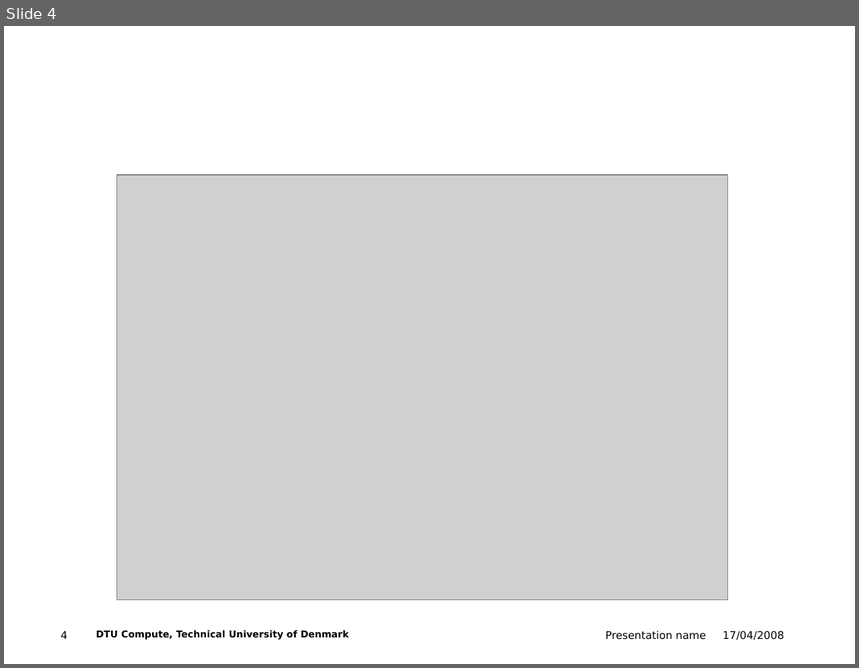
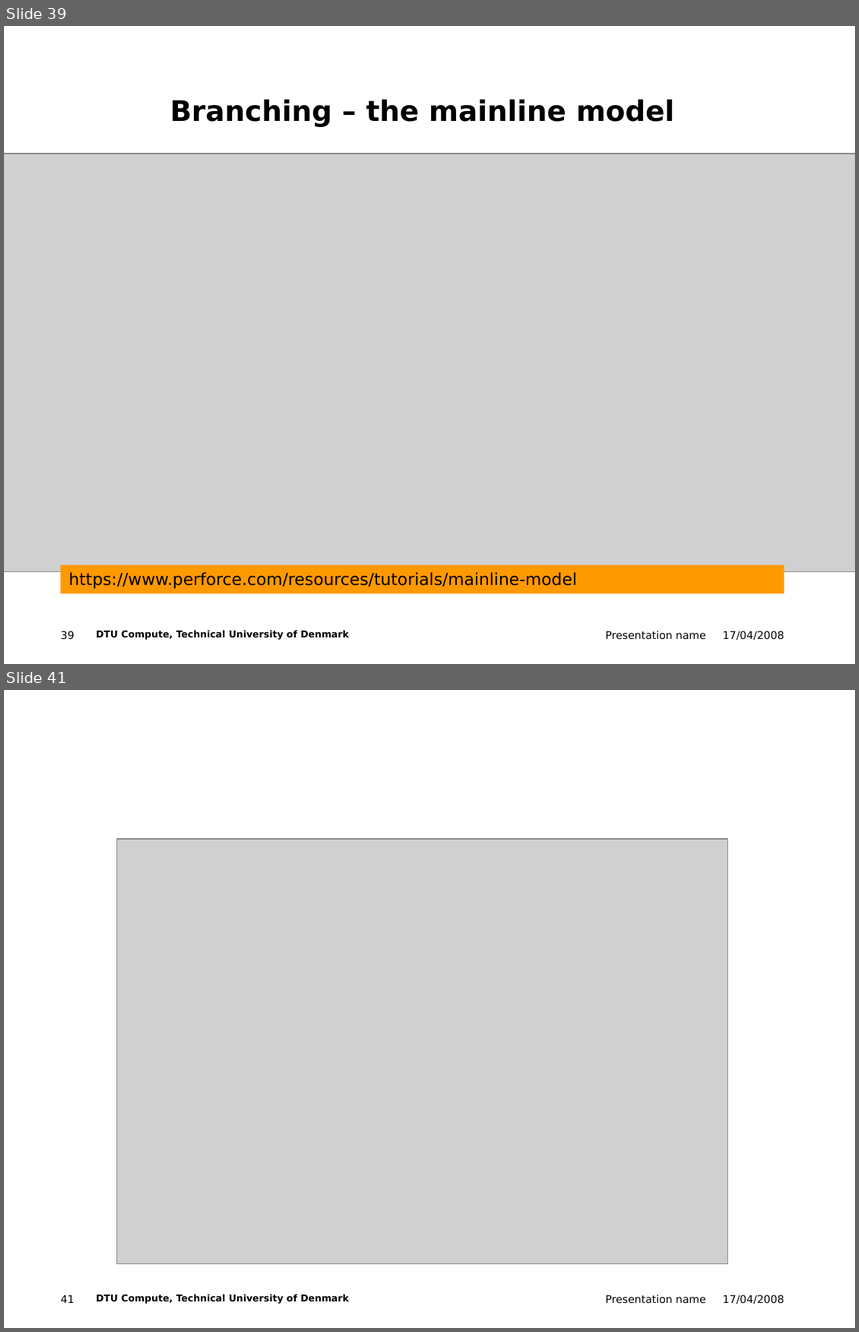
Before and after one commit to tsal-dtu/ws4_version_control_git, a slide deck: version_control_git.pptx. Shown one above the other, each under a label of ours: slide 4 before the commit, slides 39 and 41 after it; the slides between them are not shown. The pictures are 859x668 and 859x1332 pixels, drawn with LibreOffice and Linux fonts; fonts in the diff are those of the drawing; grey boxes stand for pictures; background and template pictures are left out. Boxes give left, top, right and bottom in pixels: in the first picture for what was removed or moved away, otherwise in the second. Text is boxed around its words. In the diff, an @@ line names an element or a change of style, - is before the commit and + after.

```diff
--- a/version_control_git.pptx
+++ b/version_control_git.pptx
@@ slide 39 added at bbox=[4, 26, 855, 664], background #FFFFFF; not listed: 4 template elements that a slide beside it also shows @@
@@ title added at bbox=[170, 99, 674, 126], 24 pt, text #000000, bold @@
+Branching – the mainline model
@@ picture added at bbox=[4, 154, 855, 572] @@
@@ rectangle added at bbox=[60, 566, 784, 594], fill #FF9900, 14 pt, text #000000 @@
+https://www.perforce.com/resources/tutorials/mainline-model
@@ what was slide 4 is now slide 41 @@
@@ page number at bbox=[61, 1295, 75, 1303]: text changed @@
-4
+41
```
Also in this commit, not shown: 33 other slides added, 2 slides removed, 1 other file.
